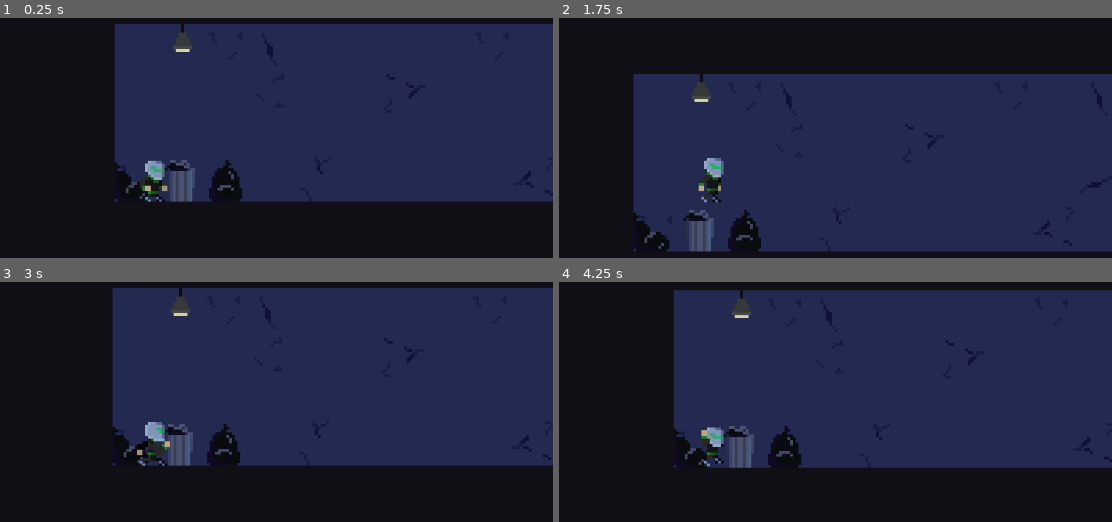
Above: before the commit, frames 1-4 (two rows, left to right).
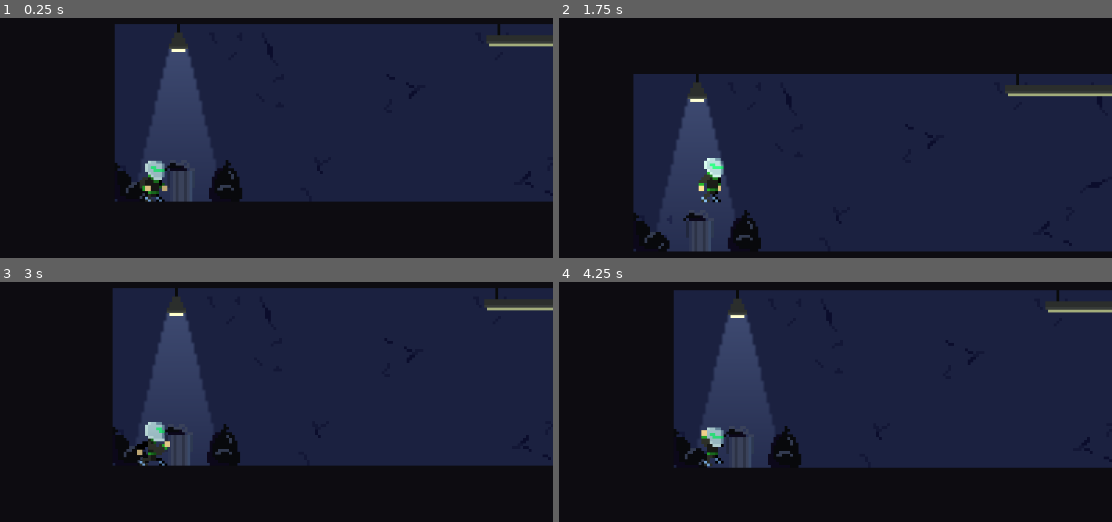
Above: after the commit, the same moments.

Repository: reneelias/Godot-2D-Platformer
Game: Godot game, scene res://Scenes/Level_01.tscn
Same seed, same stepped clock (60 frames per second), same inputs: the game is played once before the commit and once after it. This scene is started directly instead of the project's main scene.
Inputs:
- Up to frame 1 (0.25 s): no input
- Up to frame 2 (1.75 s): hold R 0.53-1.28 s; hold D from 0.53 s (still down); tap Space (Jump) at 0.77, 1.52 s; tap R at 1.35 s
- Up to frame 3 (3 s): release D at 2.03 s; hold A 2.03-2.78 s; hold R 2.03-2.78 s; hold D from 2.78 s (still down); tap R at 2.85 s
- Up to frame 4 (4.25 s): keep holding D; tap Space (Jump) at 3.02, 3.77 s; hold R from 3.53 s (still down)

The runs differ from the first frame. In frame 1, 1.9% of the frame differs, in the area x 26-100%, y 2-77%; in frame 2, 2.3%, in the area x 21-100%, y 23-98%; in frame 3, 2.0%; in frame 4, 1.9%.

Commit message:
HangingLamp scene created

Diff:
--- /dev/null
+++ b/2d-platformer/ObjectScenes/HangingLamp.tscn
@@ -0,0 +1,18 @@
+[gd_scene load_steps=4 format=3 uid="uid://dydguwvg4a50d"]
+
+[ext_resource type="Texture2D" uid="uid://dop1yny2emhva" path="res://Sprites/Lights.png" id="1_21f4b"]
+[ext_resource type="Texture2D" uid="uid://dfubj05gqhhe0" path="res://Sprites/PointLightTextures/PointLightTexture_05.png" id="3_habjr"]
+
+[sub_resource type="AtlasTexture" id="AtlasTexture_m6f4h"]
+atlas = ExtResource("1_21f4b")
+region = Rect2(49, 0, 15, 16)
+
+[node name="HangingLamp" type="Sprite2D"]
+texture = SubResource("AtlasTexture_m6f4h")
+
+[node name="PointLight2D" type="PointLight2D" parent="."]
+position = Vector2(0.5, 32.675)
+color = Color(0.796078, 0.827451, 0.494118, 1)
+range_z_min = -100
+range_z_max = 50
+texture = ExtResource("3_habjr")
--- a/2d-platformer/Scenes/Level_01.tscn
+++ b/2d-platformer/Scenes/Level_01.tscn
@@ -6,6 +6,7 @@
 [ext_resource type="Texture2D" uid="uid://dmdlgegia3xjr" path="res://Sprites/Wall.png" id="4_fmco7"]
 [ext_resource type="Texture2D" uid="uid://dop1yny2emhva" path="res://Sprites/Lights.png" id="5_48sdu"]
 [ext_resource type="PackedScene" uid="uid://ccwmsb5ujo4ku" path="res://ObjectScenes/Player.tscn" id="5_egvei"]
+[ext_resource type="PackedScene" uid="uid://dydguwvg4a50d" path="res://ObjectScenes/HangingLamp.tscn" id="7_fmco7"]
 
 [sub_resource type="TileSetAtlasSource" id="TileSetAtlasSource_2jryf"]
 texture = ExtResource("1_e0dve")
@@ -270,7 +271,7 @@
 light_mask = 2
 z_index = -25
 texture_filter = 1
-tile_map_data = PackedByteArray("AAD///3/AwADAAAAAAA=")
+tile_map_data = PackedByteArray("AAAGAP3/AwAAAAAAAAAHAP3/AwABAAAAAAAIAP3/AwABAAAAAAAJAP3/AwABAAAAAAAKAP3/AwACAAAAAAA=")
 tile_set = SubResource("TileSet_tf658")
 
 [node name="Scenery_Background" type="TileMapLayer" parent="TileMapLayers"]
@@ -290,7 +291,7 @@
 
 [node name="Boundaries" type="TileMapLayer" parent="TileMapLayers"]
 modulate = Color(0.0829804, 0.0699145, 0.10243, 1)
-z_index = 50
+z_index = 100
 texture_filter = 1
 tile_map_data = PackedByteArray("AAD1/wEAAgAFAAAAAAD1/wIAAgAFAAAAAAD1/wMAAgAFAAAAAAD1/wQAAgAFAAAAAAD2/wEAAgAFAAAAAAD2/w …(9952 unchanged characters)…
 tile_set = SubResource("TileSet_tf658")
@@ -309,6 +310,9 @@
 
 [node name="DirectionalLight2D" type="DirectionalLight2D" parent="."]
 color = Color(0.72438, 0.627832, 0.673503, 1)
-energy = 0.25
+energy = 0.5
 blend_mode = 1
 range_item_cull_mask = 100634
+
+[node name="HangingLamp" parent="." instance=ExtResource("7_fmco7")]
+position = Vector2(-9, -40)
Not shown: 1 places in 2d-platformer/Scenes/Level_01.tscn that only renumber resources
Binary file changed: 2d-platformer/Sprites/PointLightTextures/PointLightTexture_05.png
